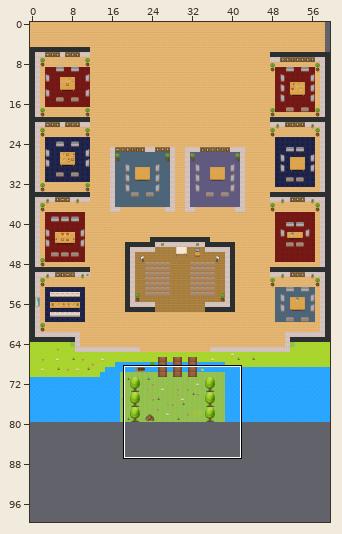
Tiled map (JSON): map.tmj. Above, an overview of the earlier version with the close-up marked.
Close-up. Earlier state:
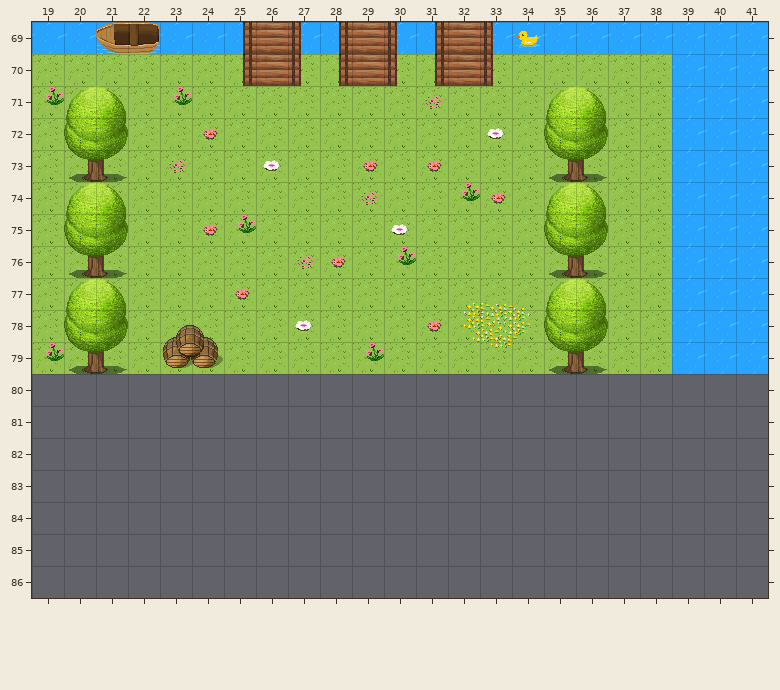
Cells are 32x32 px. Shown: x 19..41, y 69..86. The commit also changed other parts of the map, which this record leaves out. The old version is drawn lined up with the new one.
After the commit:
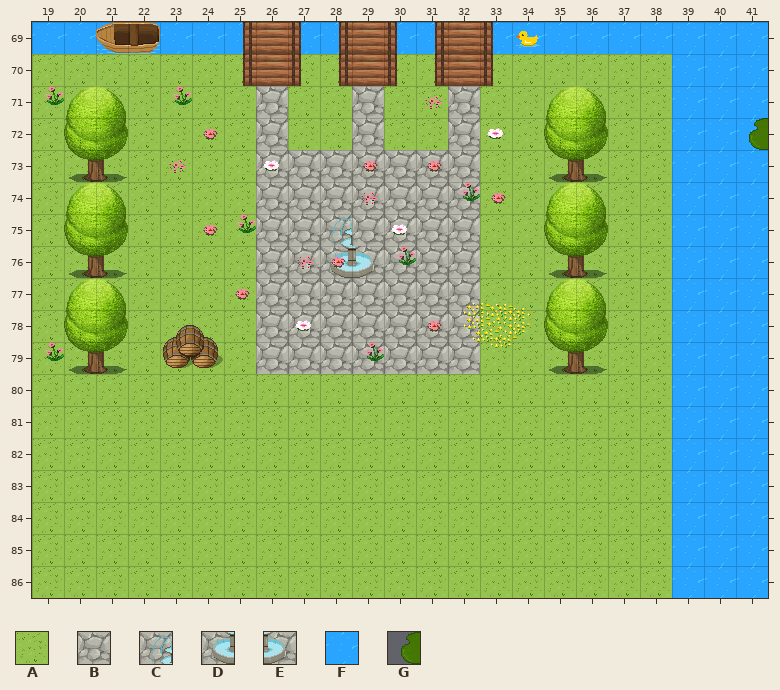
Key: from "Chunk 1": A 5, B 6, C 7, D 8, E 9, F 12, G 38.
_ is an empty cell.
From old to new:
map size 60x80 -> 60x100 cells
Layer "floor/floor1":
y 71..72: x 26 A -> B; x 29 A -> B; x 32 A -> B
y 73..74: x 26..32 AAAAAAA -> BBBBBBB
y 75: x 26..32 AAAAAAA -> BBCBBBB
y 76: x 26..32 AAAAAAA -> BBDEBBB
y 77..79: x 26..32 AAAAAAA -> BBBBBBB
y 80..86: x 19..38 ____________________ -> AAAAAAAAAAAAAAAAAAAA
Layer "floor/Eau":
y 80..86: x 39..41 ___ -> FFF
Layer "floor/Pont":
y 72: x 41 _ -> G
